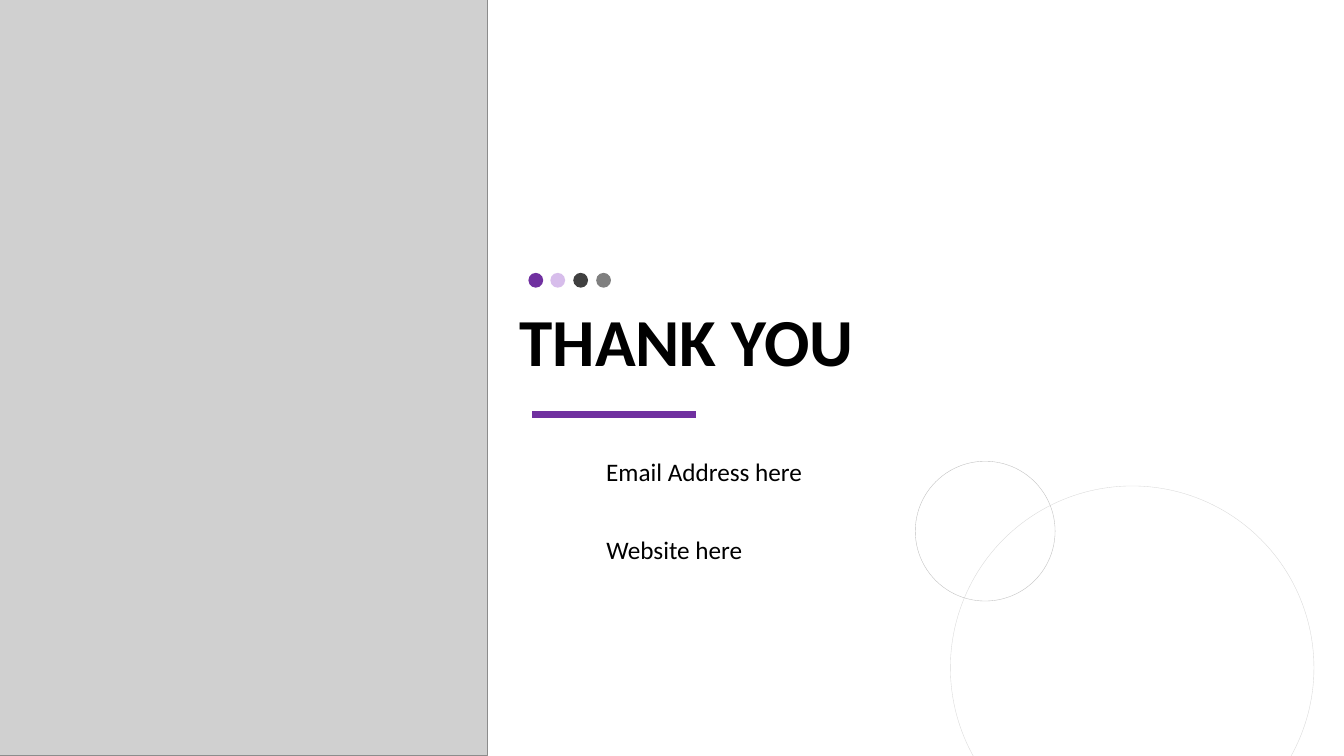
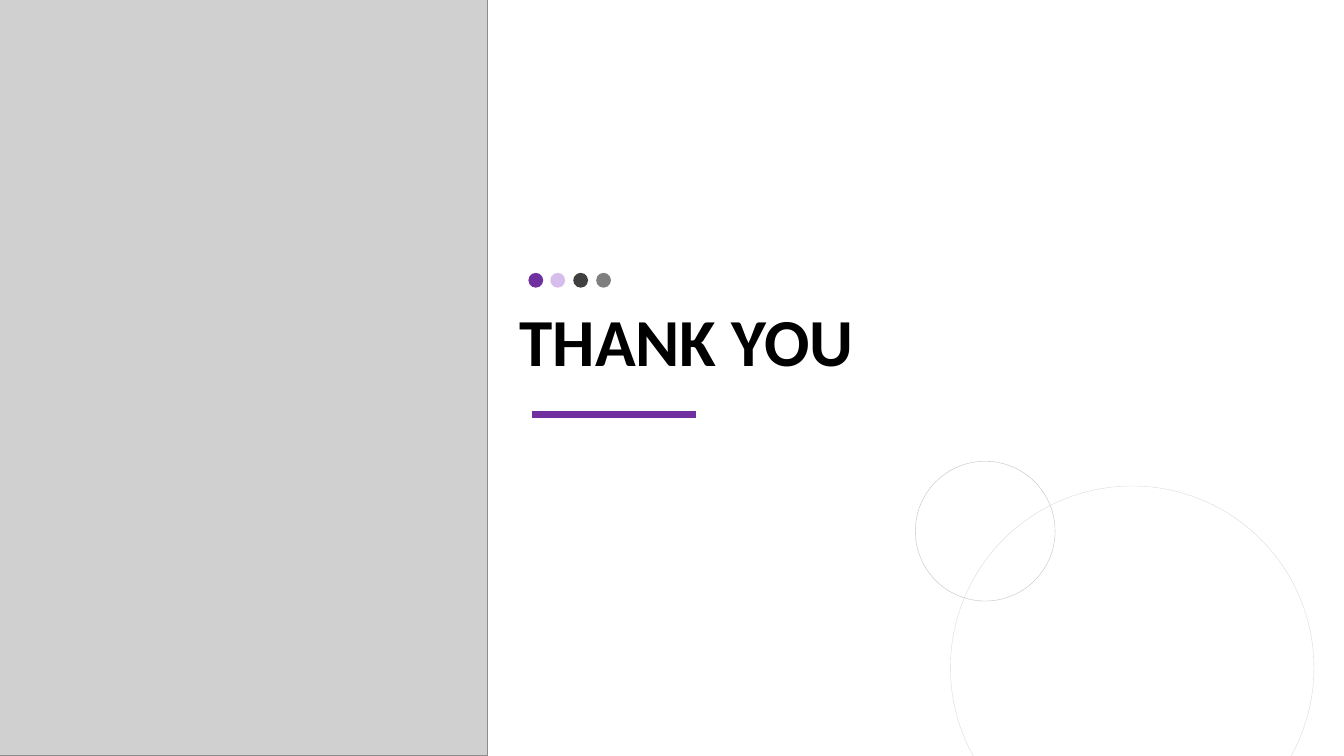
Before and after one commit to kary2003/LostPackages, a slide deck: slide 11 of BlockchainINSupplyChains.pptx. Drawn at 1344x756 pixels with LibreOffice and Linux fonts; fonts in the diff are those of the drawing; grey boxes stand for pictures; background and template pictures are left out. Boxes give left, top, right and bottom in pixels: in the first picture for what was removed or moved away, otherwise in the second. Text is boxed around its words. In the diff, an @@ line names an element or a change of style, - is before the commit and + after.

```diff
--- a/BlockchainINSupplyChains.pptx
+++ b/BlockchainINSupplyChains.pptx
@@ subtitle removed at (606, 463, 802, 482) @@
-Email Address here
@@ text removed at (606, 541, 742, 559) @@
-Website here
```
Also in this commit, not shown: 1 other slide changed, 1 slide added, 2 slides removed, 1 other file.
